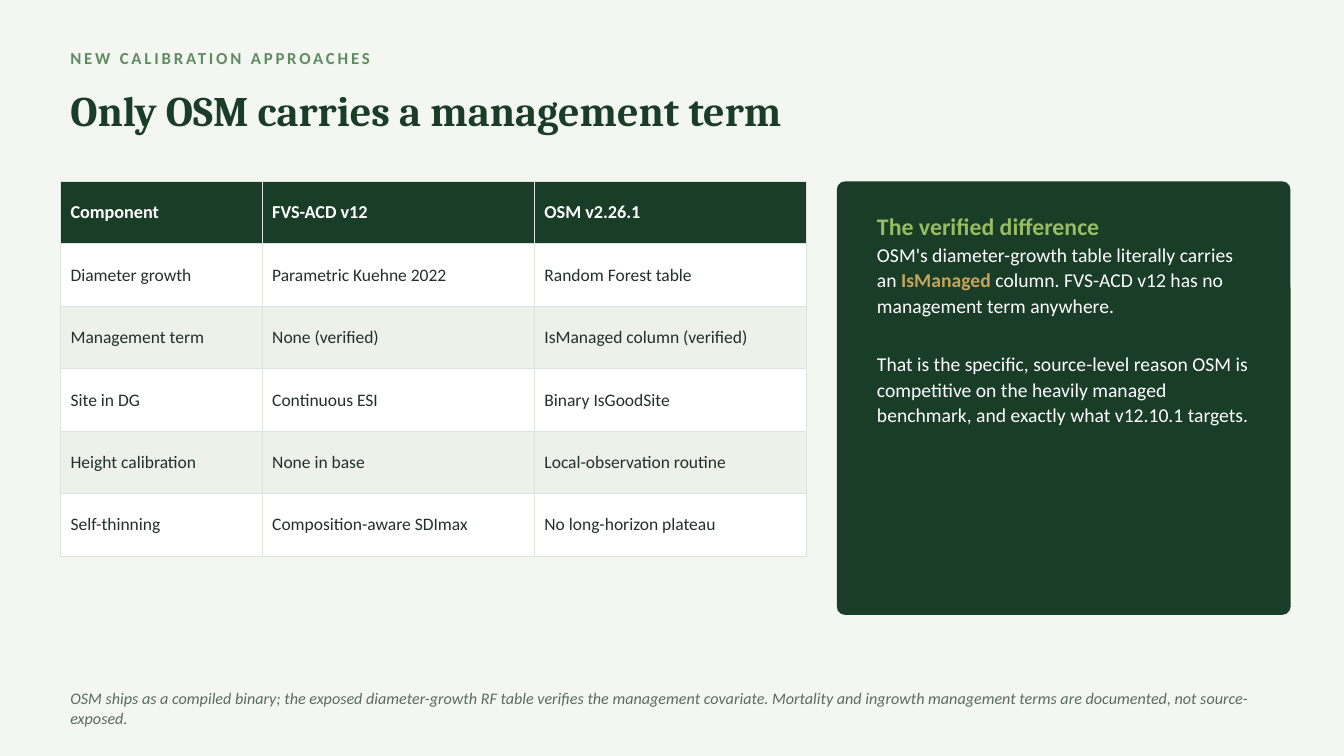
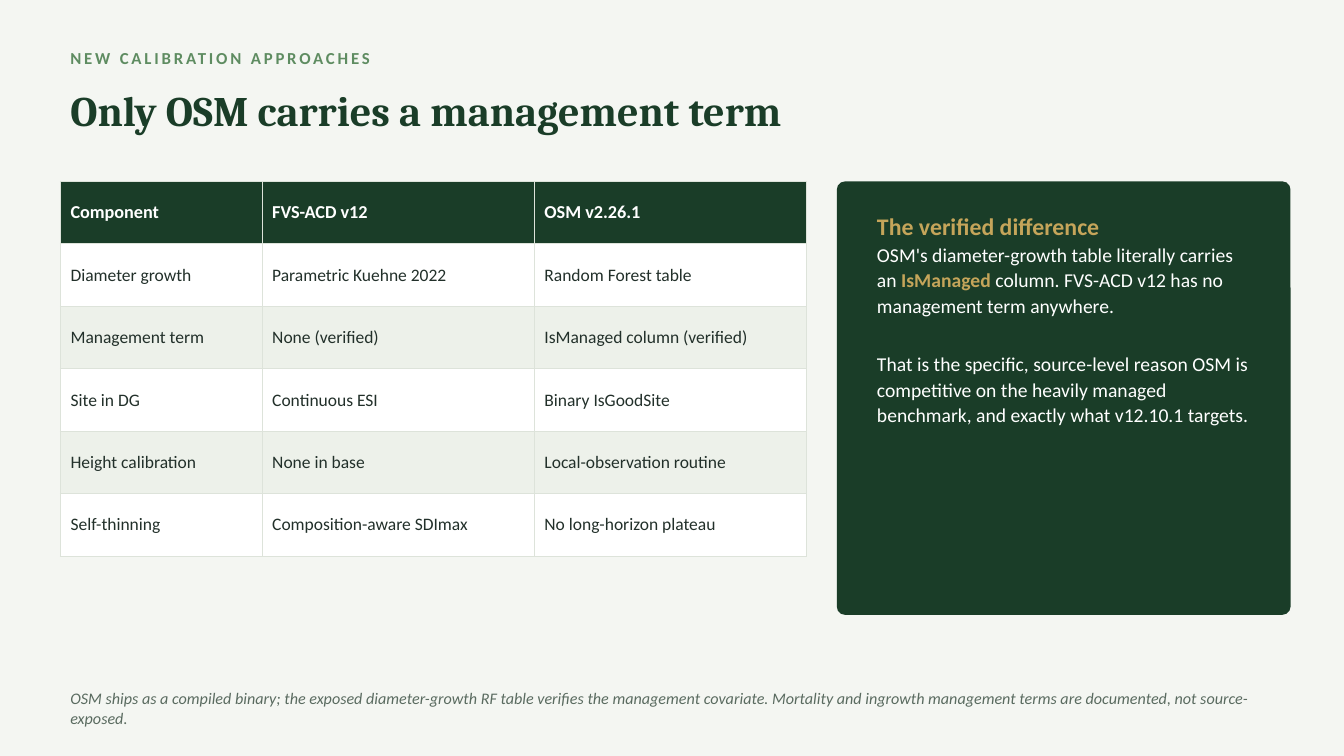
Before and after one commit to holoros/fvs-acd, a slide deck: slide 13 of FVS-ACD_Hennigar_Aug2026.pptx. Drawn at 1344x756 pixels with LibreOffice and Linux fonts; fonts in the diff are those of the drawing. Boxes give left, top, right and bottom in pixels: in the first picture for what was removed or moved away, otherwise in the second. Text is boxed around its words. In the diff, an @@ line names an element or a change of style, - is before the commit and + after.

Commit message:
GTR: complete team sections (5 refs verified/marked, Appendix C keyword+database usage, Appendix D validation tables from frozen data, fig3+fig14 refs) + fig14 Acadian range map; deck: purge leaf-green to CRSF gold, balance benchmark maps. Numbers frozen.

```diff
--- a/FVS-ACD_Hennigar_Aug2026.pptx
+++ b/FVS-ACD_Hennigar_Aug2026.pptx
@@ text at [877, 218, 1233, 317]: text colour #97BC62 to #C5A55A in "The verified difference" @@
```
Also in this commit, not shown: 2 other slides changed, 5 other files.
